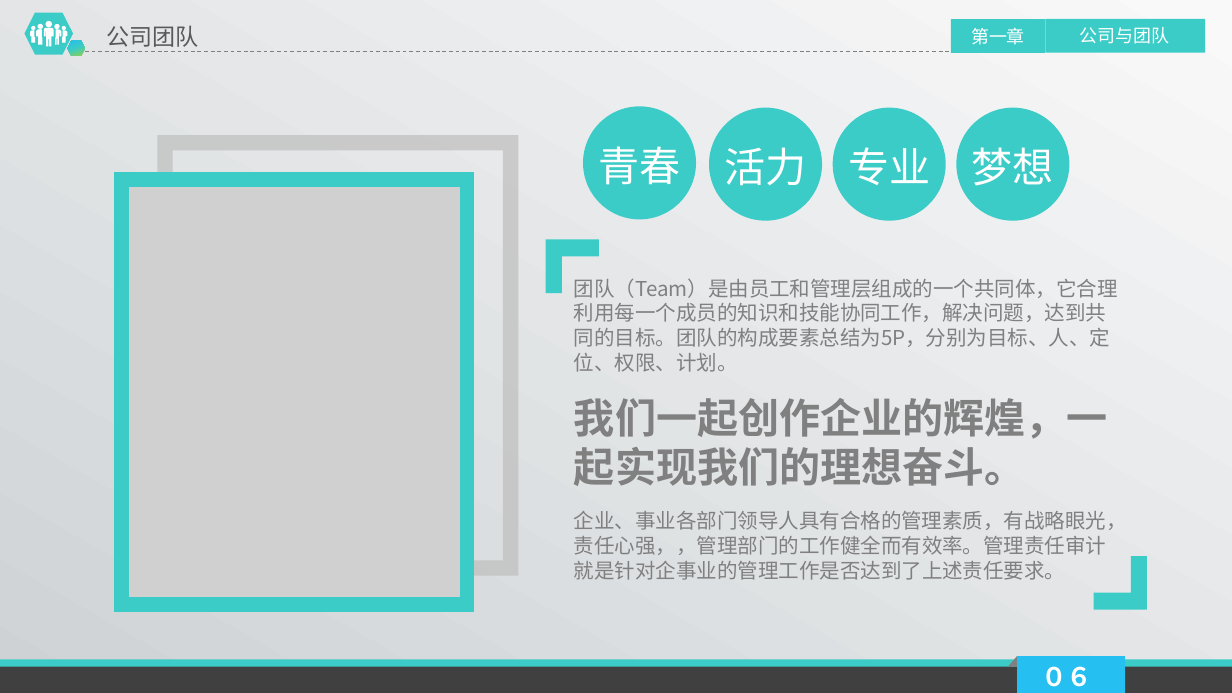
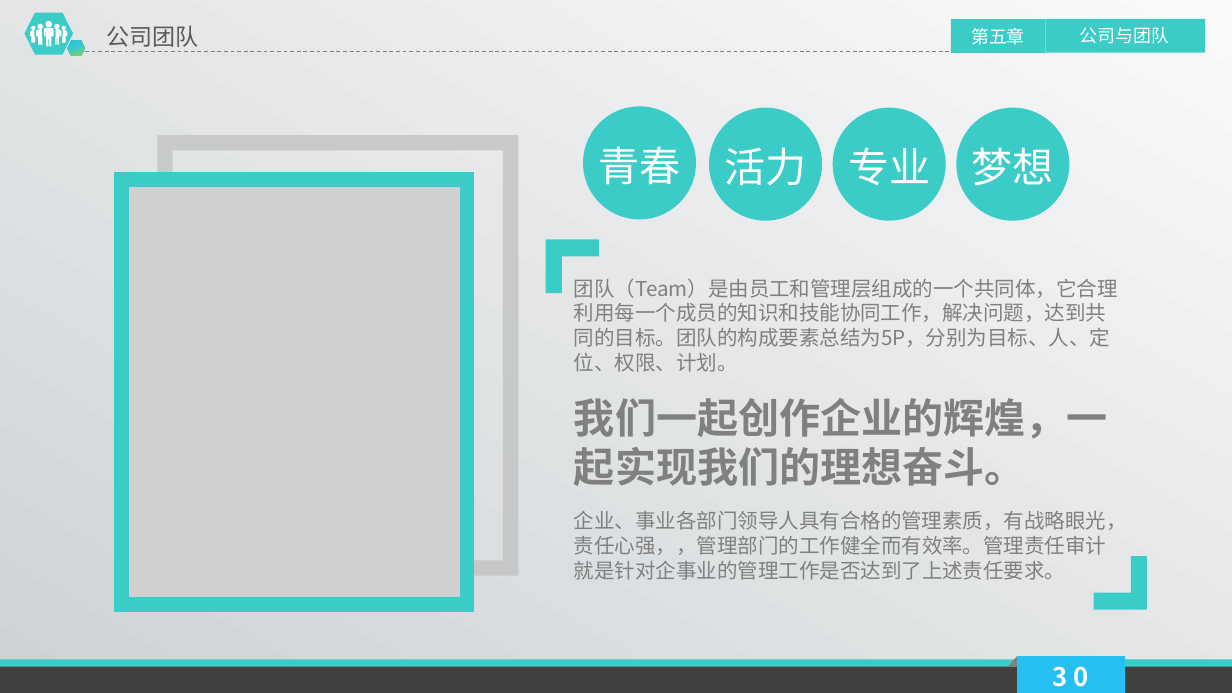
Before and after one commit to alucard263096/BP, a slide deck: slide 30 of 云易创云开发平台商业计划书.pptx (slide 33 before the commit). Drawn at 1232x693 pixels with LibreOffice and Linux fonts; fonts in the diff are those of the drawing; grey boxes stand for pictures. Boxes give left, top, right and bottom in pixels: in the first picture for what was removed or moved away, otherwise in the second. Text is boxed around its words. In the diff, an @@ line names an element or a change of style, - is before the commit and + after.

```diff
--- a/云易创云开发平台商业计划书.pptx
+++ b/云易创云开发平台商业计划书.pptx
@@ text at (971,28,1025,45): text changed @@
-  第一章
+  第五章
@@ text at (1053,666,1089,687): text changed @@
-０６
+3 0
```
Also in this commit, not shown: 25 other slides changed, 2 slides added, 8 slides removed, 1 other file.
